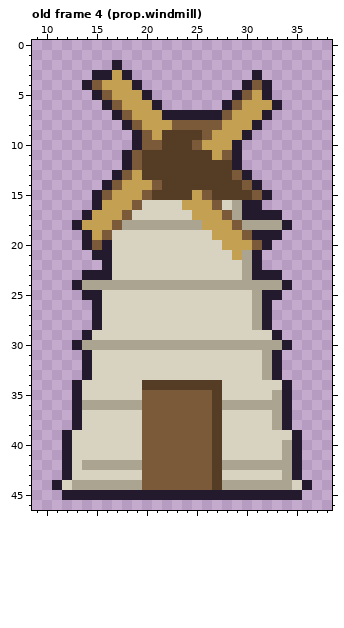
A pixel-art file gets an edit: assets/aseprite/props_big.aseprite. That is the earlier state.
48x48 pixels, 11 frames. Shown: old frame 4 (prop.windmill): x 9..38, y 0..46. The commit also changed other frames, which this record leaves out.
And afterwards:
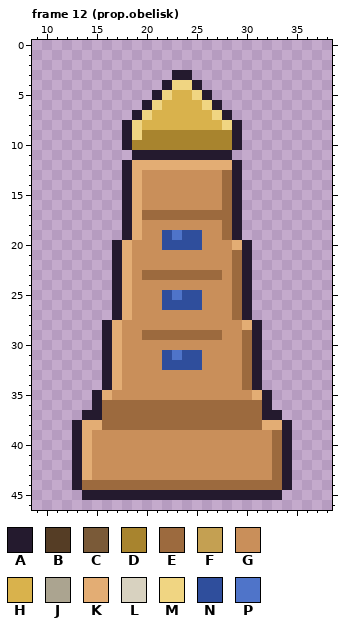
Palette (. is transparent): A #241a2e  B #553d25  C #7a5a38  D #a8842e  E #9c6a3e  F #c4a052  G #c98f5a  H #d9b24c  J #aba490  K #e3ad74  L #d8d2c0  M #f0d582  N #2f4e9c  P #4f74c9
A new or re-ordered frame is compared with the old frame closest to it.
From old to new:
frames 11 -> 16
Changed rows in their new state; - is an unchanged pixel.
Frame 12 (prop.obelisk) is new; against old frame 4 (prop.windmill):
first column x 11:
 2 ------.-------------------
 3 ----....----AA------.-----
 4 ---......--AMMA----...----
 5 ----......AMHHMA--....----
 6 -----....AMHHHHMA......---
 7 ------..AMHHHHHHMA....----
 8 --------MHHHHHHHHMA..-----
 9 -------AMDDDDDDDDDA.------
10 -------ADDDDDDDDDD--------
11 -------.AAAAAAAAAA.-------
12 --------KKKKKKKKKK--------
13 ------.AKGGGGGGGGEA.------
14 -----..AKGGGGGGGGEA..-----
15 ----...AKGGGGGGGGEA...----
16 ----...AKGGGGGGGGEA..-----
17 ---....AKEEEEEEEEEA....---
18 --.....AKGGGGGGGGEA.....--
19 ---....AKGGNPNNGGEA....---
20 ---...AKGGGNNNNGGGKA..----
21 ----..AKGGGGGGGGGGEA.-----
22 -----.AKGGGGGGGGGGEA.-----
23 ---...AKGEEEEEEEEGEA...---
24 --....AKGGGGGGGGGGEA....--
25 ---...AKGGGNPNNGGGEA...---
26 ----..AKGGGNNNNGGGEA..----
27 ----..AKGGGGGGGGGGEA..----
28 ----.AKGGGGGGGGGGGGKA.----
29 ---..AKGGEEEEEEEEGGEA..---
30 --...AKGGGGGGGGGGGGEA...--
31 ---..AKGGGGNPNNGGGGEA..---
32 ---..AKGGGGNNNNGGGGEA..---
33 ---..AKGGGGGGGGGGGGEA..---
34 --...AKGGGGGGGGGGGGEA...--
35 --..AKGGGGGGGGGGGGGGKA..--
36 --..AEEEEEEEEEEEEEEEEA..--
37 --.AAEEEEEEEEEEEEEEEEAA.--
38 ---KKEEEEEEEEEEEEEEEEKK---
39 -.AKGGGGGGGGGGGGGGGGGGEA.-
40 -.AKGGGGGGGGGGGGGGGGGGEA.-
41 -.AKGGGGGGGGGGGGGGGGGGEA.-
42 -.AKGGGGGGGGGGGGGGGGGGEA.-
43 -.AKGGGGGGGGGGGGGGGGGGEA.-
44 ..AEEEEEEEEEEEEEEEEEEEEA..
45 -..--------------------..-
